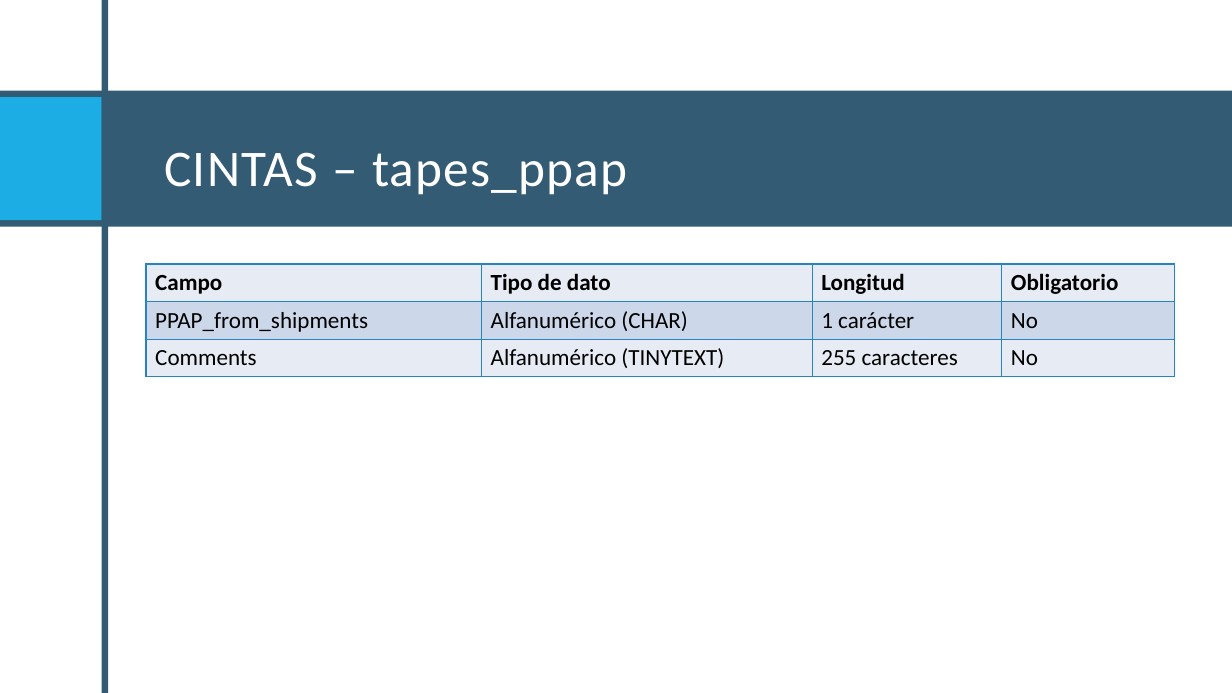
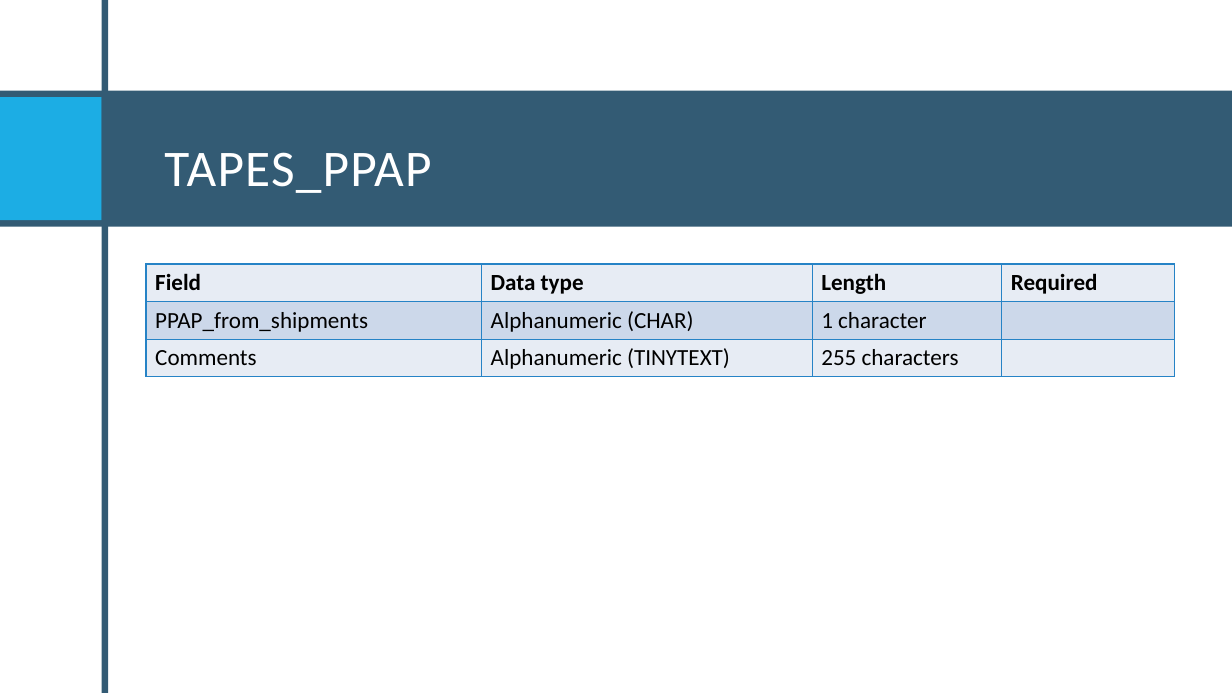
Before and after one commit to Santiago-004/proyecto, a slide deck: slide 15 of Proyecto Final.pptx (slide 18 before the commit). Drawn at 1232x693 pixels with LibreOffice and Linux fonts; fonts in the diff are those of the drawing. Boxes give left, top, right and bottom in pixels: in the first picture for what was removed or moved away, otherwise in the second. Text is boxed around its words. In the diff, an @@ line names an element or a change of style, - is before the commit and + after.

```diff
--- a/Proyecto Final.pptx
+++ b/Proyecto Final.pptx
@@ title at (164,152,431,193): text changed @@
-CINTAS – tapes_ppap
+TAPES_PPAP
@@ table at (146,264,1175,376) @@
-row 1: Campo | Tipo de dato | Longitud | Obligatorio
+row 1: Field | Data type | Length | Required
-row 2: PPAP_from_shipments | Alfanumérico (CHAR) | 1 carácter | No
+row 2: PPAP_from_shipments | Alphanumeric (CHAR) | 1 character | 
-row 3: Comments | Alfanumérico (TINYTEXT) | 255 caracteres | No
+row 3: Comments | Alphanumeric (TINYTEXT) | 255 characters | 
```
Also in this commit, not shown: 17 other slides changed, 13 slides added, 22 slides removed.
